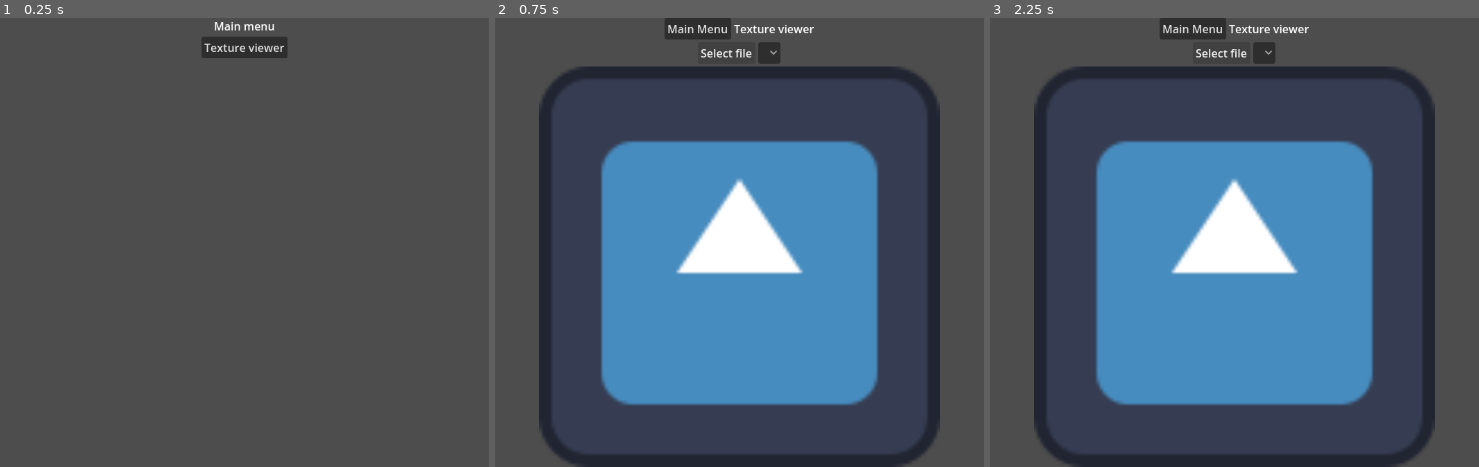
Above: before the commit, frames 1-3 (left to right).
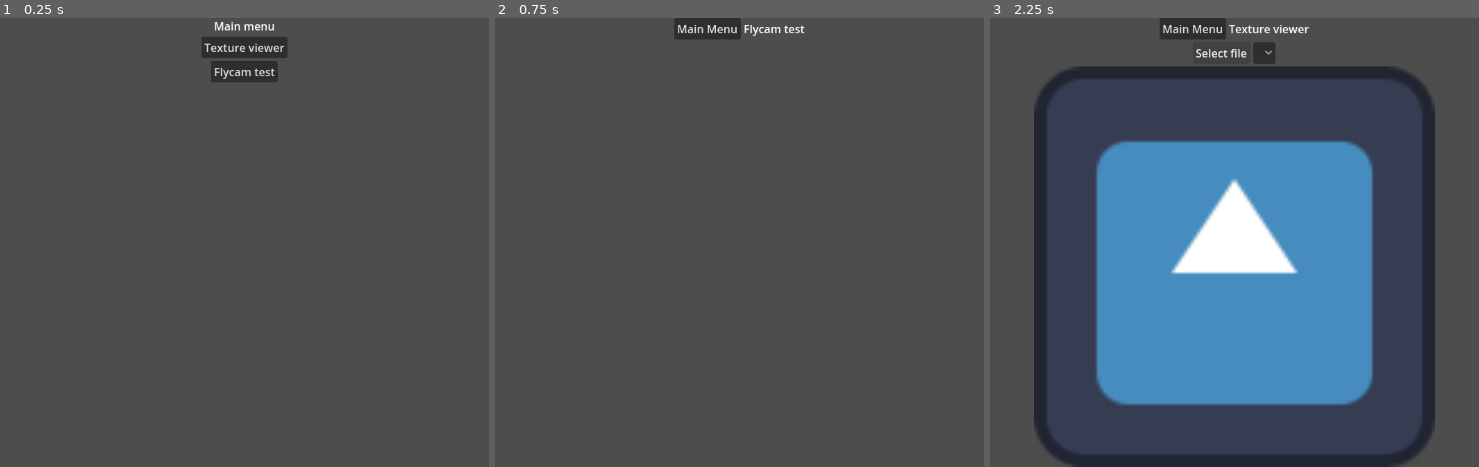
Above: after the commit, the same moments.

Repository: FOSS-Supremacy/OpenLiberty
Game: Godot game, scene res://startup.tscn
Two runs of this game, one before a commit and one after it. Both use one fixed random seed, a clock stepped at 60 frames per second and the inputs below. The engine's default icon, where the game draws it, is replaced by a stand-in: a white triangle on a blue panel in a dark square.
Inputs:
- Up to frame 1 (0.25 s): no input
- Up to frame 2 (0.75 s): click "Texture viewer" (after the commit: "Flycam test") at 0.5 s
- Up to frame 3 (2.25 s): click "Main Menu" at 1.25 s; click "Texture viewer" at 2 s

The runs differ from the first frame. In frame 1, 0.6% of the frame differs, in the area x 43-57%, y 9-15%; in frame 2, 43%, in the area x 8-92%, y 0-100%; in frame 3, nothing differs.

Commit message:
Flycam scene

Diff:
--- /dev/null
+++ b/scenes/flycam/flycam.tscn
@@ -0,0 +1,34 @@
+[gd_scene load_steps=2 format=3 uid="uid://5qhmx25cwv21"]
+
+[ext_resource type="PackedScene" uid="uid://bnpk46c06o8ly" path="res://prefabs/to_menu/to_menu.tscn" id="1_64heu"]
+
+[node name="flycam" type="Node3D"]
+
+[node name="CanvasLayer" type="CanvasLayer" parent="."]
+
+[node name="VBoxContainer" type="VBoxContainer" parent="CanvasLayer"]
+anchors_preset = 15
+anchor_right = 1.0
+anchor_bottom = 1.0
+grow_horizontal = 2
+grow_vertical = 2
+
+[node name="top_bar" type="HBoxContainer" parent="CanvasLayer/VBoxContainer"]
+layout_mode = 2
+offset_right = 1152.0
+offset_bottom = 31.0
+alignment = 1
+
+[node name="to_menu" parent="CanvasLayer/VBoxContainer/top_bar" instance=ExtResource("1_64heu")]
+layout_mode = 2
+offset_left = 482.0
+offset_right = 578.0
+offset_bottom = 31.0
+
+[node name="Label" type="Label" parent="CanvasLayer/VBoxContainer/top_bar"]
+layout_mode = 2
+offset_left = 582.0
+offset_top = 2.0
+offset_right = 670.0
+offset_bottom = 28.0
+text = "Flycam test"
--- a/scenes/main_menu/menu.gd
+++ b/scenes/main_menu/menu.gd
@@ -6,6 +6,7 @@
 
 const scenes := {
 	"Texture viewer": "res://scenes/txd/txd.tscn",
+	"Flycam test": "res://scenes/flycam/flycam.tscn",
 }
 
 
